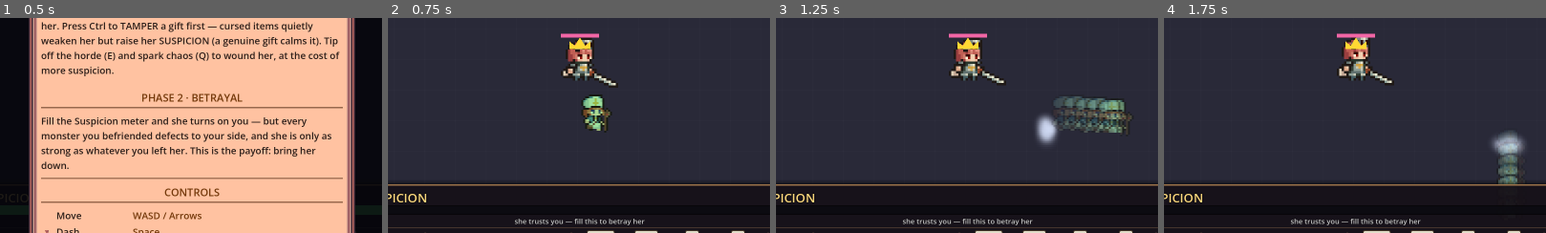
Above: before the commit, frames 1-4 (left to right).
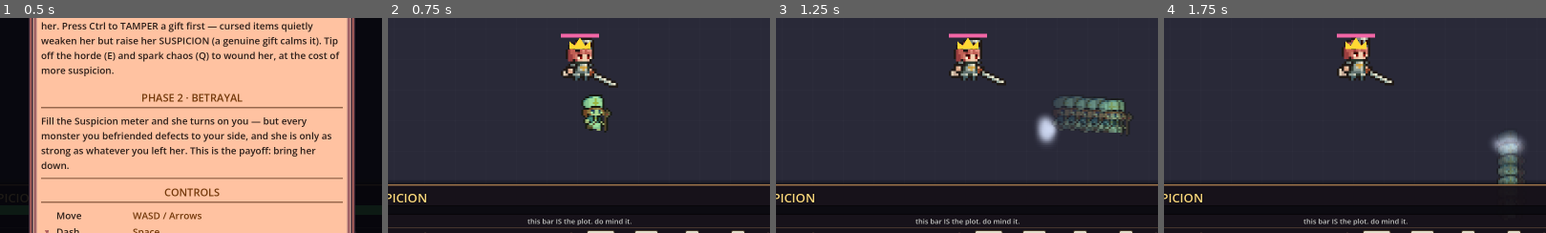
Above: after the commit, the same moments.

Repository: Razer256g4/SquireUsydGameJam
Game: Godot game, scene res://Main.tscn
The game is run twice, just before and just after one commit, with the same random seed, the same clock (stepped at 60 frames per second) and the same inputs.
Inputs (mouse positions are % of the whole screen's width and height, from its top left):
- Up to frame 1 (0.5 s): no input
- Up to frame 2 (0.75 s): tap Enter at 0.5 s; move the mouse to (72, 45) at 0.52 s; hold D from 0.53 s (still down); tap R at 0.6 s; click (72, 45) at 0.67 s
- Up to frame 3 (1.25 s): keep holding D; tap Space at 0.77, 1.07 s
- Up to frame 4 (1.75 s): move the mouse to (30, 55) at 1.27 s; release D at 1.28 s; hold S from 1.28 s (still down); tap Enter at 1.35 s; tap Space at 1.52 s
The pictures show only the part of the screen within x 25-75%, y 36-86%; the shares and areas given below are measured in that part.

Frame 1 is identical in both runs. In frame 2, 0.6% of the frame differs, in the area x 33-68%, y 93-97%; in frame 3, 0.6%; in frame 4, 0.6%.

Commit message:
Fourth-wall Suspicion legend + Princess self-loots floor items
HUD: the line under the SUSPICION meter now rotates through witty,
fourth-wall-breaking squire asides (Lines.META_LEGEND) while she's
oblivious/doubtful; the friendly-fire and onto-you stages keep their
straight danger warnings.

Princess: during the serving phase she opportunistically detours to grab
nearby floor pickups herself (within PICKUP_NOTICE, when no enemy is in
melee). Floor loot is always genuine, so it heals/arms her for free --
snatch or tamper it first or you buff the boss-to-be. receive_genuine_*
gained a `thank` flag so a self-grab quips (SELF_SERVE) instead of
thanking the squire.

Co-Authored-By: Claude Opus 4.8 (1M context) <noreply@anthropic.com>

Diff:
--- a/scripts/hud.gd
+++ b/scripts/hud.gd
@@ -62,6 +62,10 @@
 var _sus_legend: Label
 var _boss_banner: Label           # replaces the meter in the boss phase
 var _sus_floor_marker: ColorRect  # tick marking the doubt floor — suspicion can't be calmed below it
+# rotating fourth-wall asides shown under the meter while she's calm/doubtful
+const LEGEND_SWAP := 5.5          # seconds each witty line lingers before the next
+var _legend_t := 0.0              # counts down to the next swap
+var _legend_line := ""            # the line currently shown (picked from Lines.META_LEGEND)
 
 # --- run info (top-left WAVE + SCORE readout) ---
 var _run_info: Label
@@ -323,7 +327,8 @@
 	_sus_floor_marker.visible = false
 	_sus_bar.add_child(_sus_floor_marker)
 
-	_sus_legend = _label("how close she is to catching you", 15, Color(1, 1, 1, 0.8))
+	_legend_line = Lines.pick(Lines.META_LEGEND)
+	_sus_legend = _label(_legend_line, 15, Color(1, 1, 1, 0.8))
 	_sus_legend.offset_left = PAD
 	_sus_legend.offset_right = inner_r
 	_sus_legend.offset_top = 66
@@ -801,12 +806,16 @@
 		_sus_floor_marker.anchor_right = floor_ratio
 		_sus_floor_marker.offset_left = -2.0
 		_sus_floor_marker.offset_right = 2.0
-		# legend reframed by stage: it's BOTH her catching you AND your betrayal trigger
+		# legend reframed by stage. While she's still oblivious/doubtful the squire
+		# breaks the fourth wall at you (lines rotate on a timer); once her attacks can
+		# actually catch you it snaps back to a straight, useful danger warning.
+		_legend_t -= get_process_delta_time()
+		if _legend_t <= 0.0:
+			_legend_line = Lines.pick(Lines.META_LEGEND)
+			_legend_t = LEGEND_SWAP
 		match game.suspicion_stage():
-			Game.Stage.OBLIVIOUS:
-				_sus_legend.text = "she trusts you — fill this to betray her"
-			Game.Stage.DOUBT:
-				_sus_legend.text = "SHE'S GETTING SUSPICIOUS"
+			Game.Stage.OBLIVIOUS, Game.Stage.DOUBT:
+				_sus_legend.text = _legend_line
 			Game.Stage.FRIENDLY_FIRE:
 				_sus_legend.text = "DANGER — her attacks can hit you now"
 			_:
--- a/scripts/lines.gd
+++ b/scripts/lines.gd
@@ -134,6 +134,28 @@
 	"One more 'accident' and we'll have words.",
 ]
 
+# --- fourth-wall legend under the SUSPICION meter (the squire narrating his own
+#     UI to you, the player). Rotated by the HUD while she's still oblivious/doubtful;
+#     once her attacks can catch you the meter reverts to a straight danger warning.
+#     Keep each short — one line, centred under the bar. ---------------------------
+const META_LEGEND := [
+	"you're the sidekick. shocking, i know.",
+	"this bar IS the plot. do mind it.",
+	"she got a health orb, i got a meter. rude.",
+	"fill me up — that's the whole gameplay loop.",
+	"she can't read this. that's the joke.",
+	"a Princess Paladin tribute, if you squint.",
+	"WASD to move, treason to win.",
+	"the audience is rooting for me. probably.",
+	"shipped in a game jam — lower the bar (not this one).",
+	"press Q for chaos, do nothing for cowardice.",
+	"yes, the villain narrates his own HUD.",
+	"don't trust the protagonist. it's me.",
+	"the real final boss was the betrayal all along.",
+	"every pixel of her trust, lovingly wasted.",
+	"you paid attention to the meter. she didn't.",
+]
+
 # --- the Angel of Retribution (divine punishment for serial sabotage) --------
 const ANGEL_SQUIRE := [
 	"I can explain. (I cannot.)",
--- a/scripts/princess.gd
+++ b/scripts/princess.gd
@@ -10,6 +10,7 @@
 const SCALE := 5.0
 const SPEED := 150.0
 const BOSS_SPEED := 175.0
+const PICKUP_NOTICE := 340.0   # serving phase: she'll detour for floor loot within this range
 
 # --- cursed-item effects (deliberately WEAK: weakening her is a slow, hard grind) ---
 const CURSE_POISON := 1.0     # poison/sec per cursed potion (was 4 — tick way down)
@@ -77,6 +78,13 @@
 	"Hm... this tastes odd.", "Are you quite sure about this?",
 	"Something feels... off.", "You seem nervous, squire.",
 ]
+# said when she fetches a floor item herself (oblivious — she has no idea you'd
+# have tampered with it). A self-served pickup is always genuine, so it buffs her.
+const SELF_SERVE := [
+	"Ooh, don't mind if I do!", "I'll just help myself, squire.",
+	"A queen wants for nothing.", "Mine now. Royal decree.",
+	"No need to trouble you, dear squire.", "Spoils of war — mostly mine.",
+]
 
 # base (already OP) stats; grow with level
 var level := 1
@@ -197,6 +205,24 @@
 func _serving_step(delta: float) -> bool:
 	hp = minf(_eff_max_hp(), hp + regen * regen_mult * delta)
 	var target := _nearest_enemy()
+
+	# Opportunistic looting: unless an enemy is right on top of her, she'll detour to
+	# grab nearby floor supplies herself. Floor loot is always GENUINE, so a potion heals
+	# her and a weapon arms her — for free. Snatch or tamper the loot first, or you're
+	# feeding the boss-to-be. (Combat wins ties; she won't loot mid-melee.)
+	var enemy_close := target != null and global_position.distance_to(target.global_position) <= attack_range
+	if not enemy_close:
+		var loot := _nearest_pickup(PICKUP_NOTICE)
+		if loot != null:
+			var to_l: Vector2 = loot.global_position - global_position
+			_facing = to_l.normalized()
+			if to_l.length() <= RADIUS + loot.radius + 6.0:
+				_grab_pickup(loot)
+				return false
+			position += _facing * SPEED * delta
+			position = Game.clamp_to_arena(position, RADIUS)
+			return true
+
 	if not target:
 		return false
 	_try_abilities(target)
@@ -432,6 +458,32 @@
 	var origin := global_position
 	arr.sort_custom(func(a, b): return origin.distance_squared_to(a.global_position) < origin.distance_squared_to(b.global_position))
 	return arr.slice(0, k)
+
+# --- floor loot she grabs for herself (serving phase) ---
+func _nearest_pickup(within: float) -> Pickup:
+	var best: Pickup = null
+	var best_d := within * within
+	for n in get_tree().get_nodes_in_group("pickups"):
+		var p := n as Pickup
+		if p == null or p.is_queued_for_deletion():
+			continue
+		var d: float = global_position.distance_squared_to(p.global_position)
+		if d < best_d:
+			best_d = d
+			best = p
+	return best
+
+## Consume a floor pickup directly — always genuine (she'd never tamper with her own
+## supplies), so it heals/arms her. She quips, oblivious that you'd have cursed it.
+func _grab_pickup(p: Pickup) -> void:
+	var kind: String = p.kind
+	p.queue_free()
+	if kind == "potion":
+		receive_genuine_potion(false)
+	else:
+		receive_genuine_weapon(false)
+	if _game and _game.hud:
+		_game.hud.princess_say(SELF_SERVE[randi() % SELF_SERVE.size()])
 
 func _nearest_enemy() -> Monster:
 	var best: Monster = null
@@ -494,19 +546,21 @@
 	_telegraph_circle(sq.global_position, NUKE_RADIUS, NUKE_DELAY, Color(1.0, 0.4, 0.1), _boss_damage() * NUKE_POWER, true)
 
 # --- gifts from the squire ---
-func receive_genuine_potion() -> void:
+func receive_genuine_potion(thank := true) -> void:
 	hp = minf(_eff_max_hp(), hp + GENUINE_HEAL)
 	Sfx.play("princess_drink")
 	_flash = 0.25
 	_flash_col = Color(0.4, 1.0, 0.5)
-	_say_thanks(false)
-
-func receive_genuine_weapon() -> void:
+	if thank:                       # squire hand-over thanks him; a self-grab quips instead
+		_say_thanks(false)
+
+func receive_genuine_weapon(thank := true) -> void:
 	power_mult = minf(1.6, power_mult + GENUINE_POWER)
 	Sfx.play("princess_arm")
 	_flash = 0.25
 	_flash_col = Color(1.0, 0.9, 0.4)
-	_say_thanks(false)
+	if thank:
+		_say_thanks(false)
 
 func receive_cursed_potion() -> void:
 	poison_dps = minf(POISON_DPS_CAP, poison_dps + CURSE_POISON)
